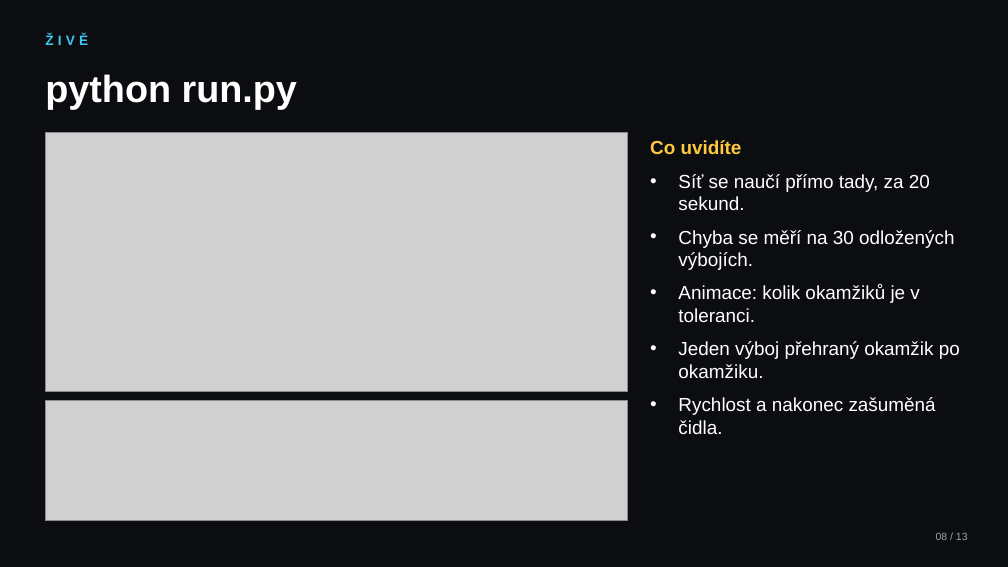
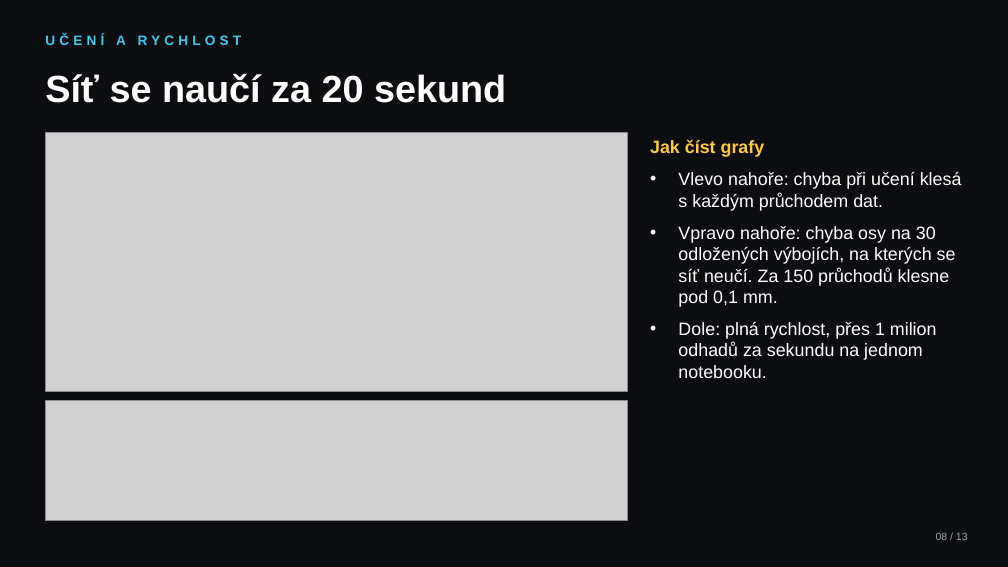
Before and after one commit to mschiller890/hackathon, a slide deck: slide 8 of slides.pptx. Drawn at 1008x567 pixels with LibreOffice and Linux fonts; fonts in the diff are those of the drawing; grey boxes stand for pictures. Boxes give left, top, right and bottom in pixels: in the first picture for what was removed or moved away, otherwise in the second. Text is boxed around its words. In the diff, an @@ line names an element or a change of style, - is before the commit and + after.

```diff
--- a/slides.pptx
+++ b/slides.pptx
@@ text at (x1=45, y1=34, x2=242, y2=45): text changed @@
-ŽIVĚ
+UČENÍ A RYCHLOST
@@ text at (x1=45, y1=73, x2=506, y2=103): text changed @@
-python run.py
+Síť se naučí za 20 sekund
@@ text at (x1=650, y1=140, x2=962, y2=378): text changed; size 18 to 17 pt @@
-Co uvidíte
-• Síť se naučí přímo tady, za 20 sekund.
-• Chyba se měří na 30 odložených výbojích.
-• Animace: kolik okamžiků je v toleranci.
-• Jeden výboj přehraný okamžik po okamžiku.
-• Rychlost a nakonec zašuměná čidla.
+Jak číst grafy
+• Vlevo nahoře: chyba při učení klesá s každým průchodem dat.
+• Vpravo nahoře: chyba osy na 30 odložených výbojích, na kterých se síť neučí. Za 150 průchodů klesne pod 0,1 mm.
+• Dole: plná rychlost, přes 1 milion odhadů za sekundu na jednom notebooku.
```
Also in this commit, not shown: 2 other slides changed, 1 other file.
